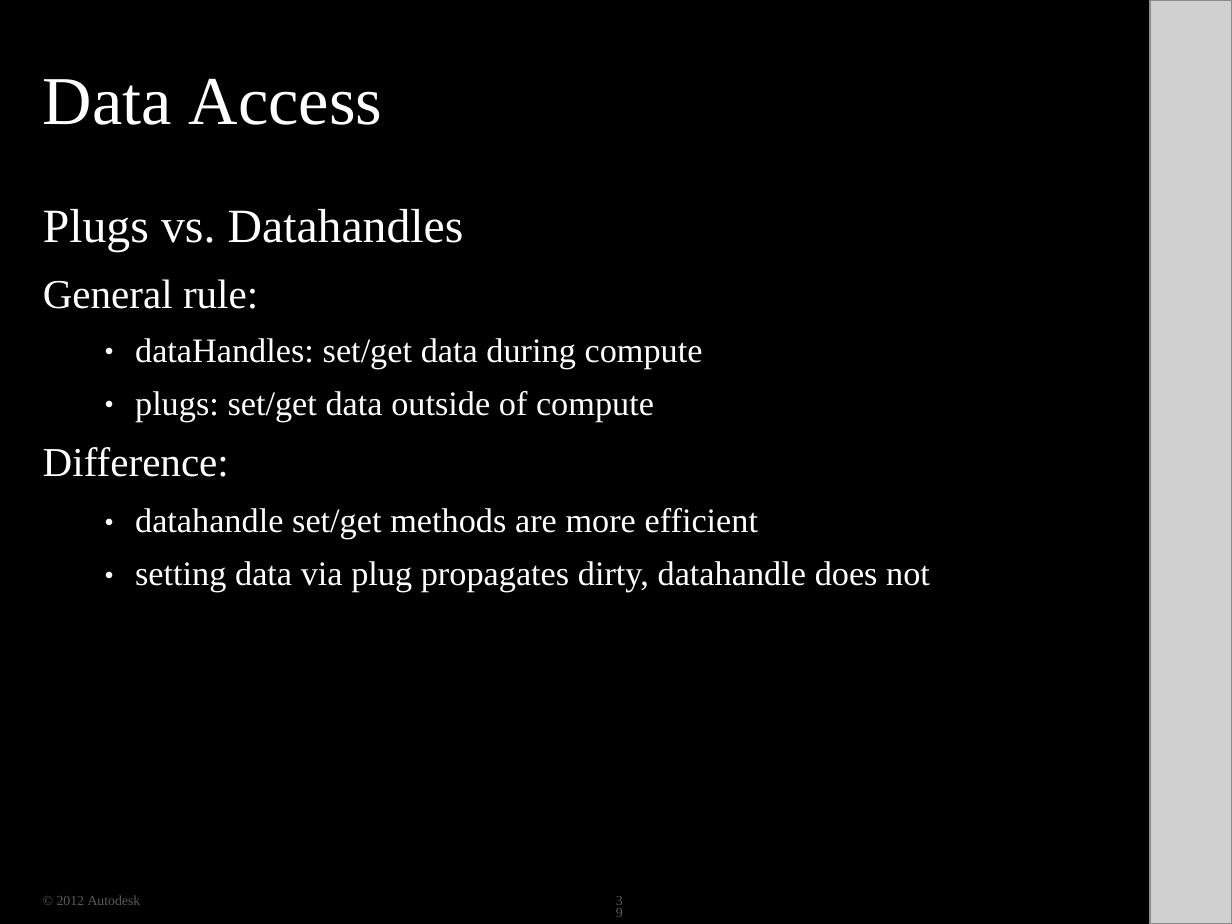
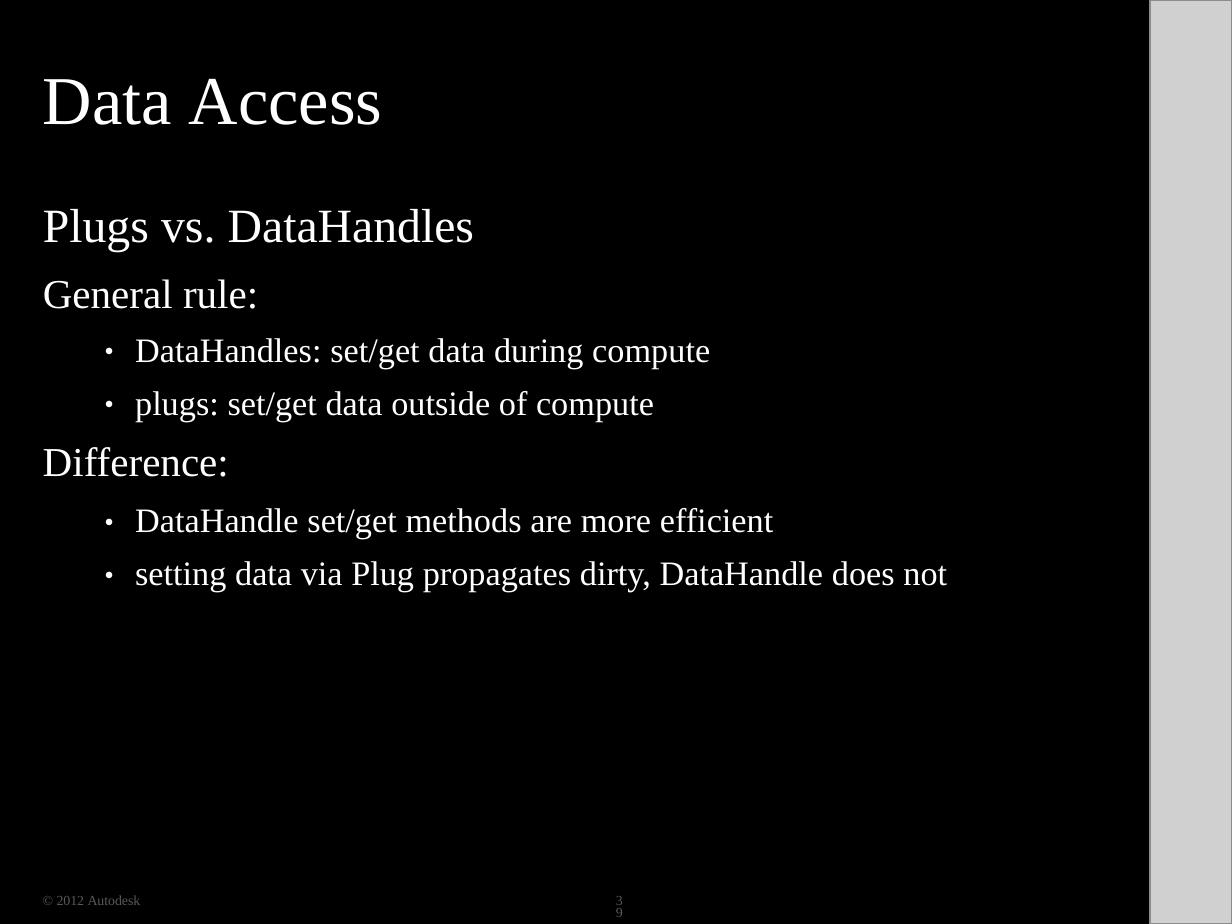
Before and after one commit to ADN-DevTech/Maya-Training-Material, a slide deck: slide 39 of 05_DependencyGraph/05_DependencyGraph.pptx. Drawn at 1232x924 pixels with LibreOffice and Linux fonts; fonts in the diff are those of the drawing; grey boxes stand for pictures; background and template pictures are left out; a plain dark background stands for a picture behind light text. Boxes give left, top, right and bottom in pixels: in the first picture for what was removed or moved away, otherwise in the second. Text is boxed around its words. In the diff, an @@ line names an element or a change of style, - is before the commit and + after.

```diff
--- a/05_DependencyGraph/05_DependencyGraph.pptx
+++ b/05_DependencyGraph/05_DependencyGraph.pptx
@@ text at <box>43,209,474,252</box>: text changed @@
-Plugs vs. Datahandles
+Plugs vs. DataHandles
@@ text at <box>135,338,710,369</box>: text changed @@
-dataHandles: set/get data during compute
+DataHandles: set/get data during compute
@@ text at <box>135,508,947,592</box>: text changed @@
-datahandle set/get methods are more efficient
-setting data via plug propagates dirty, datahandle does not
+DataHandle set/get methods are more efficient
+setting data via Plug propagates dirty, DataHandle does not
```
Also in this commit, not shown: 8 other files.
